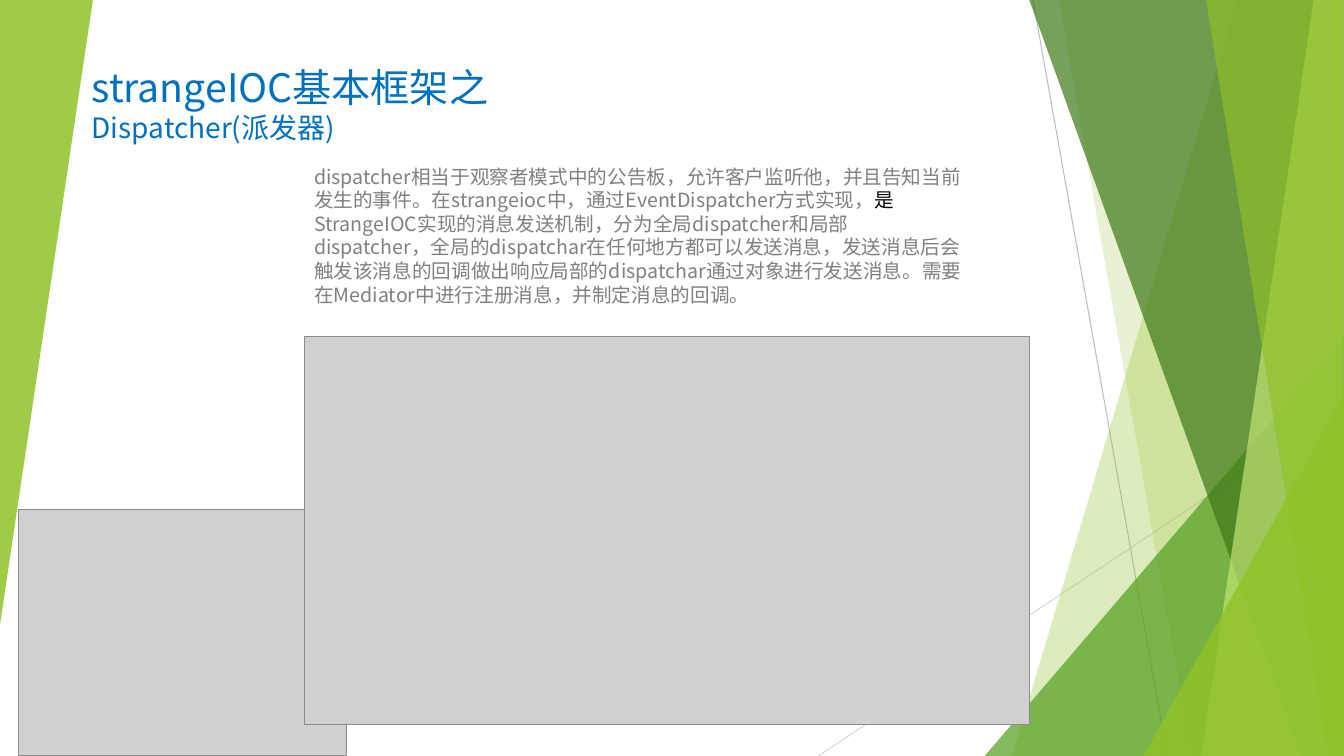
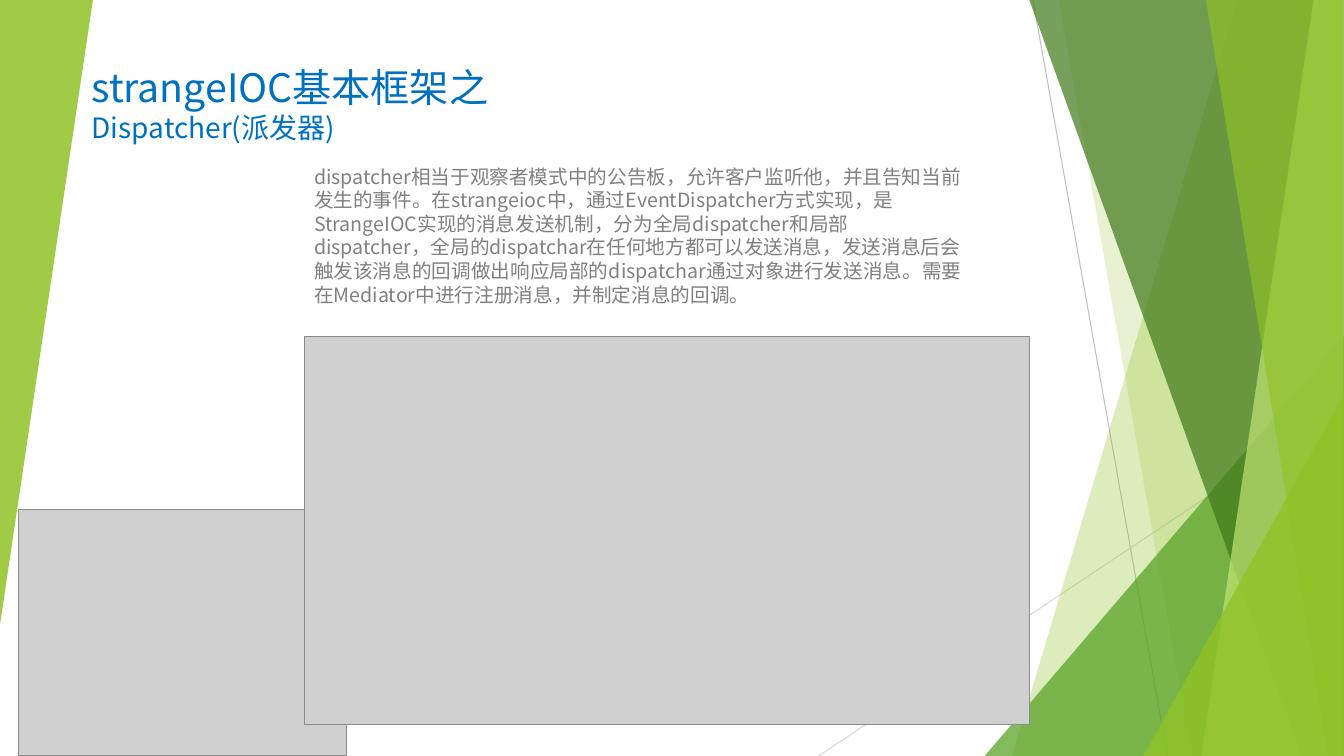
Before and after one commit to ThreePeopleGame/Death, a slide deck: slide 6 of Share/游戏技术分享/游戏框架分享/strangeIOC.pptx. Drawn at 1344x756 pixels with LibreOffice and Linux fonts; fonts in the diff are those of the drawing; grey boxes stand for pictures. Boxes give left, top, right and bottom in pixels: in the first picture for what was removed or moved away, otherwise in the second. Text is boxed around its words. In the diff, an @@ line names an element or a change of style, - is before the commit and + after.

```diff
--- a/Share/游戏技术分享/游戏框架分享/strangeIOC.pptx
+++ b/Share/游戏技术分享/游戏框架分享/strangeIOC.pptx
@@ text "dispatcher相当于观察者模式中的公告板，允许客户监听他，并且告知当前发生的事件。在strangeioc中，通过E ..." at (314, 167, 961, 304): font Roboto to Noto Sans CJK SC, text colour #000000 to #808080 in "dispatcher相当于观察者模式中的公告板，允许客户监听他，并且告知当前发生的事件。在strangeioc中，通过E ..." @@
```
Also in this commit, not shown: 1 other slide changed.
